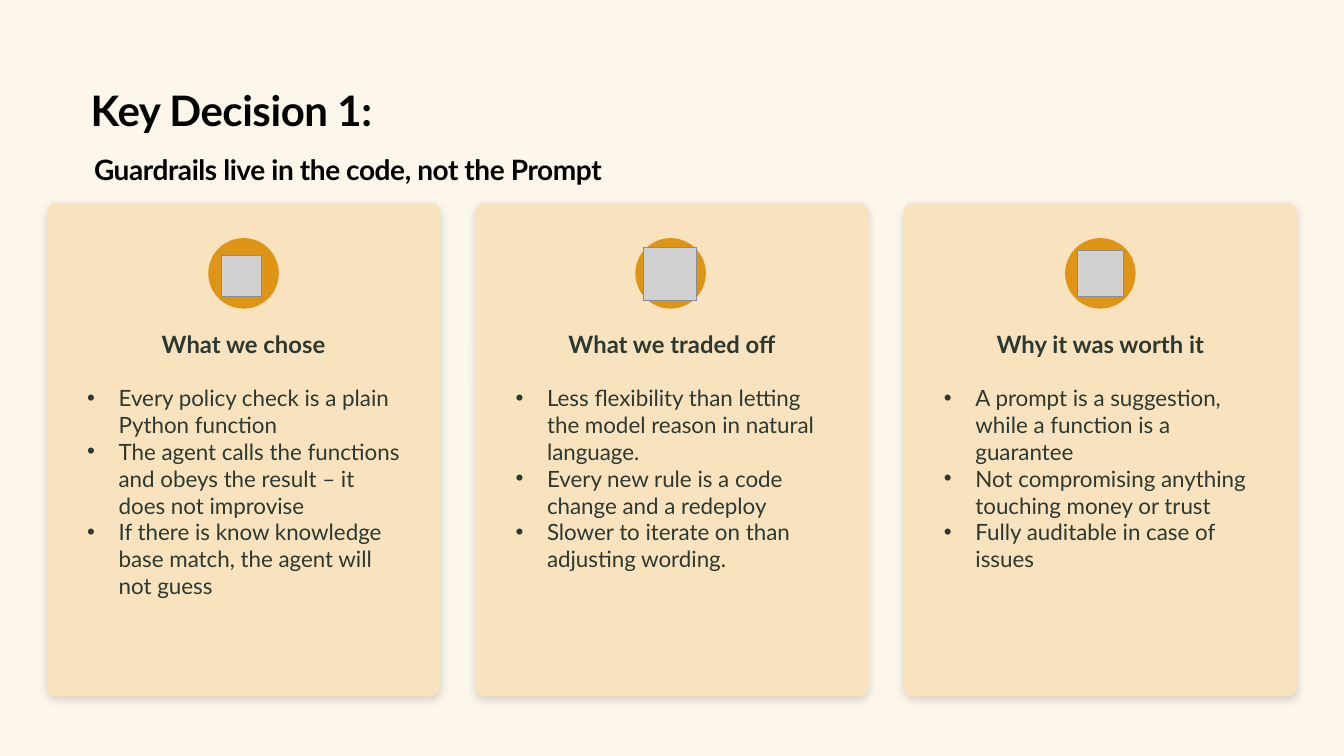
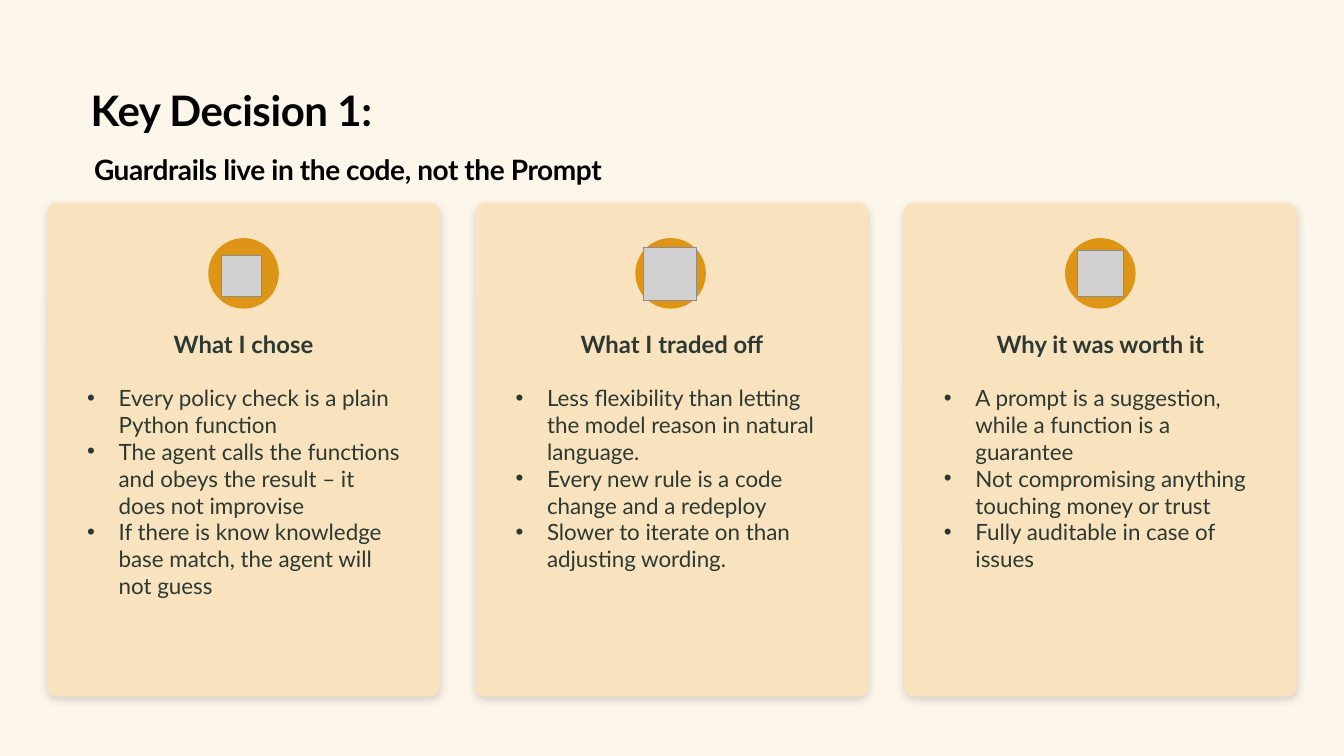
Before and after one commit to BalramPrasad98/BooklyApplication, a slide deck: slide 5 of Bookly_Solution_Pitch.pptx (slide 4 before the commit). Drawn at 1344x756 pixels with LibreOffice and Linux fonts; fonts in the diff are those of the drawing; grey boxes stand for pictures. Boxes give left, top, right and bottom in pixels: in the first picture for what was removed or moved away, otherwise in the second. Text is boxed around its words. In the diff, an @@ line names an element or a change of style, - is before the commit and + after.

```diff
--- a/Bookly_Solution_Pitch.pptx
+++ b/Bookly_Solution_Pitch.pptx
@@ text at (174,335,313,353): text changed @@
-What we chose
+What I chose
@@ text at (581,335,764,353): text changed @@
-What we traded off
+What I traded off
```
Also in this commit, not shown: 2 other slides changed, 1 slide added.
